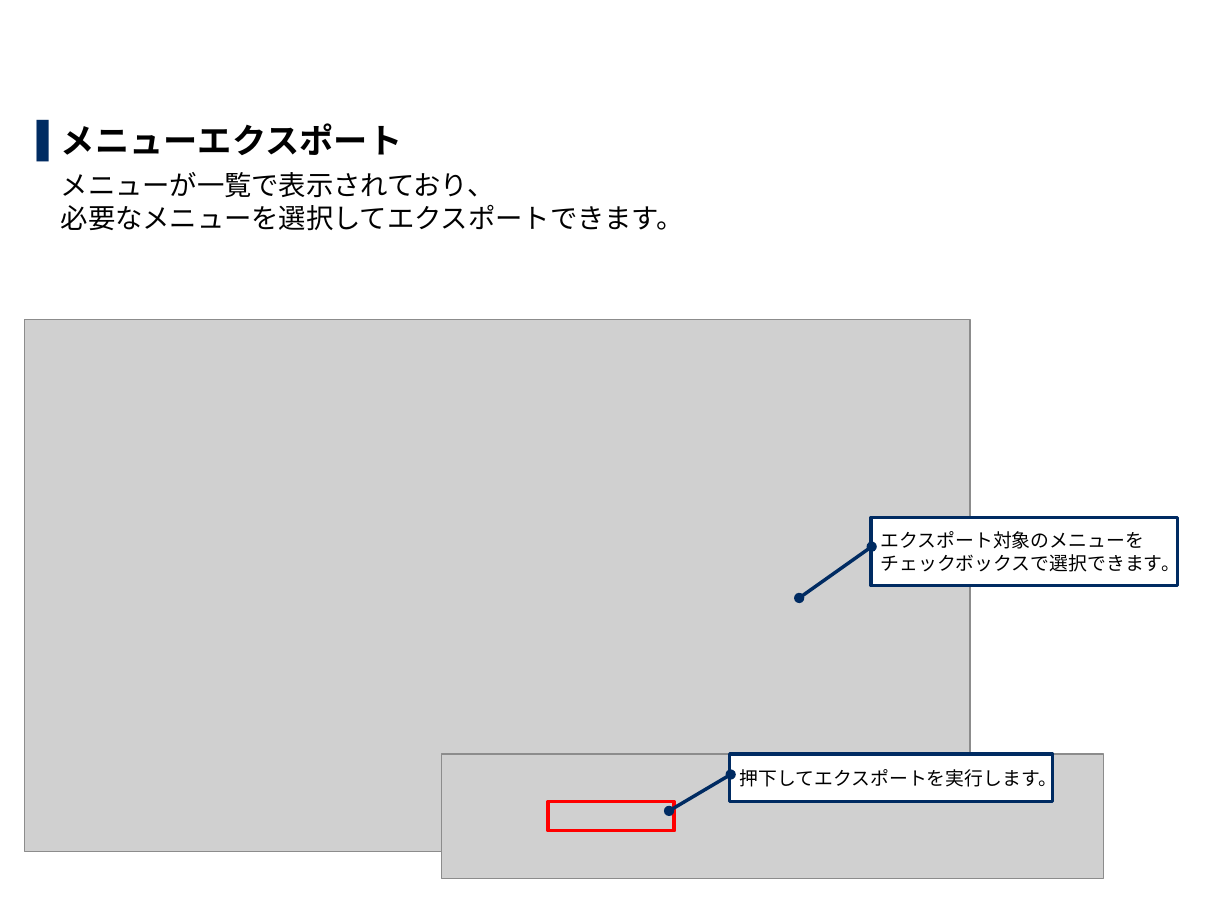
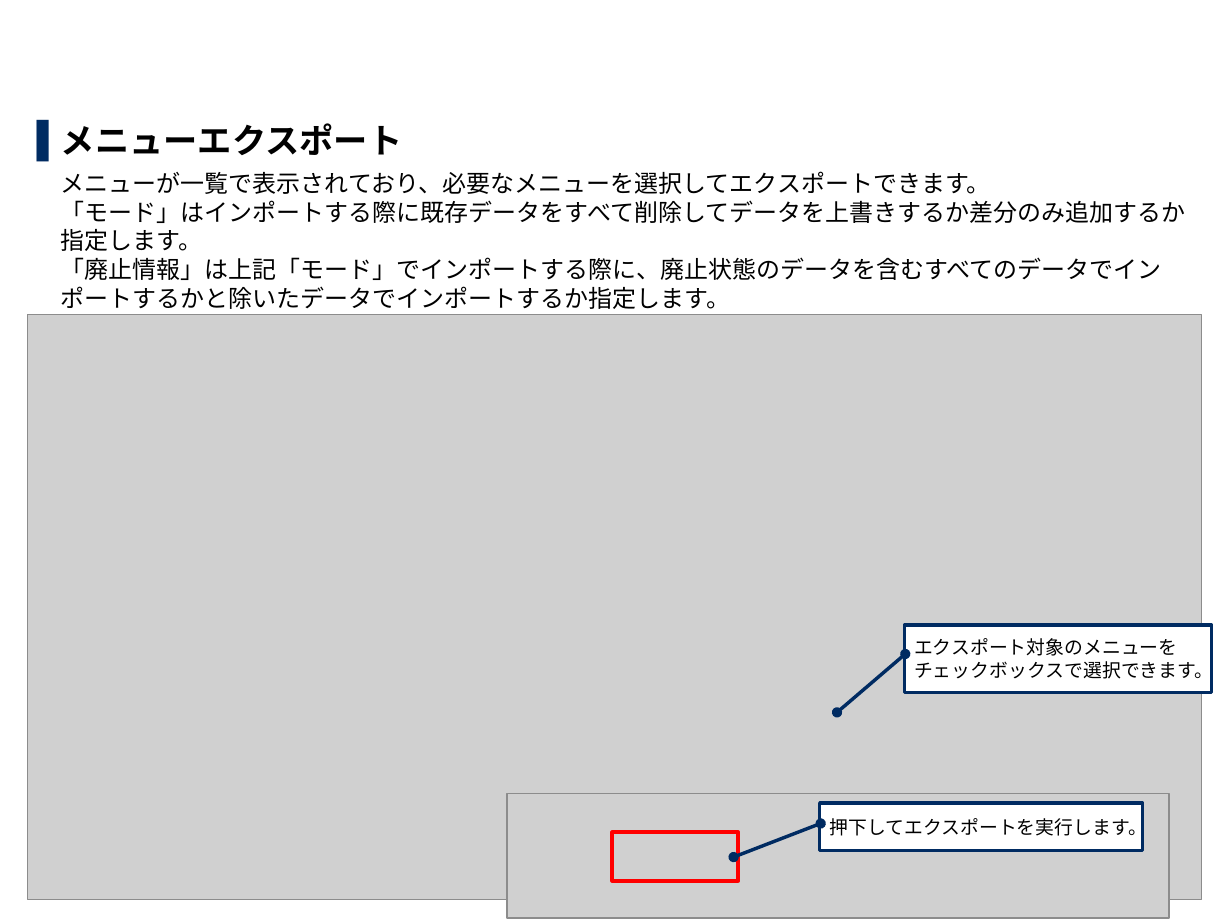
Before and after one commit to exastro-suite/it-automation-docs, a slide deck: slide 14 of asset/Learn_ja/ITA-export-import_classroom_lecture.pptx. Drawn at 1232x924 pixels with LibreOffice and Linux fonts; fonts in the diff are those of the drawing; grey boxes stand for pictures; background and template pictures are left out. Boxes give left, top, right and bottom in pixels: in the first picture for what was removed or moved away, otherwise in the second. Text is boxed around its words. In the diff, an @@ line names an element or a change of style, - is before the commit and + after.

```diff
--- a/asset/Learn_ja/ITA-export-import_classroom_lecture.pptx
+++ b/asset/Learn_ja/ITA-export-import_classroom_lecture.pptx
@@ text at box(61, 171, 1186, 309): text changed; size 16 to 14 pt @@
-  メニューが一覧で表示されており、
-  必要なメニューを選択してエクスポートできます。
+  メニューが一覧で表示されており、必要なメニューを選択してエクスポートできます。
+  「モード」はインポートする際に既存データをすべて削除してデータを上書きするか差分のみ追加するか指定します。
+  「廃止情報」は上記「モード」でインポートする際に、廃止状態のデータを含むすべてのデータでインポートするかと除いたデータでインポートするか指定します。
@@ picture: place and size @@
-picture at box(25, 319, 971, 851)
+picture at box(27, 315, 1201, 899)
@@ border callout "エクスポート対象のメニューを チェックボックスで選択できます。" at box(904, 625, 1211, 692): proportions changed @@
@@ border callout "エクスポート対象のメニューを チェックボックスで選択できます。": place and size @@
-border callout "エクスポート対象のメニューを チェックボックスで選択できます。" at box(871, 517, 1178, 585)
+border callout "エクスポート対象のメニューを チェックボックスで選択できます。" at box(904, 625, 1211, 692)
@@ picture: place and size @@
-picture at box(441, 754, 1103, 878)
+picture at box(508, 793, 1169, 918)
@@ border callout "押下してエクスポートを実行します。": place and size @@
-border callout "押下してエクスポートを実行します。" at box(729, 754, 1052, 802)
+border callout "押下してエクスポートを実行します。" at box(819, 803, 1142, 851)
@@ border callout "押下してエクスポートを実行します。" at box(819, 803, 1142, 851): proportions changed @@
@@ rectangle: place and size @@
-rectangle at box(548, 802, 674, 832)
+rectangle at box(612, 833, 738, 881)
```
Also in this commit, not shown: 9 other slides changed, 1 other file.
